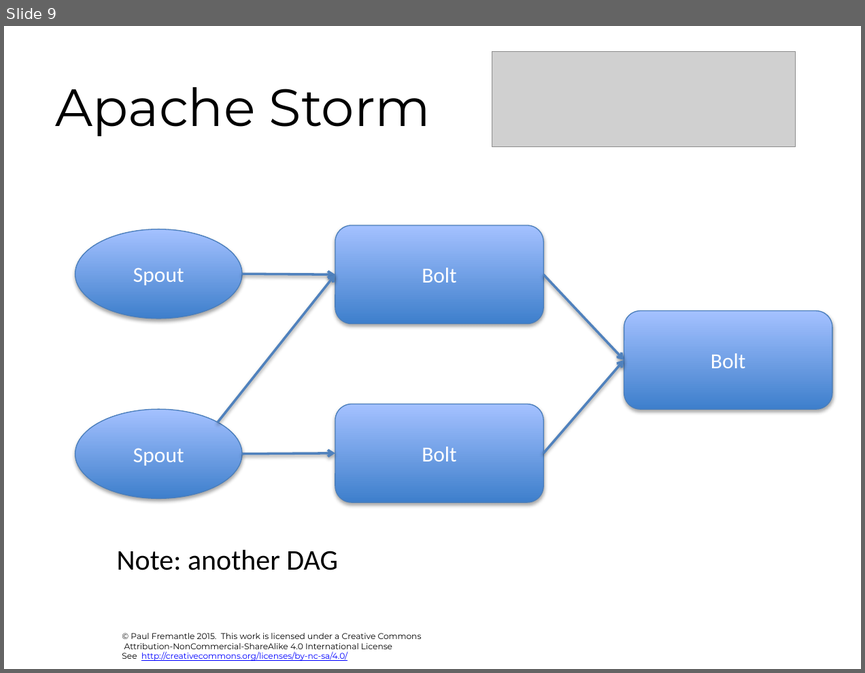
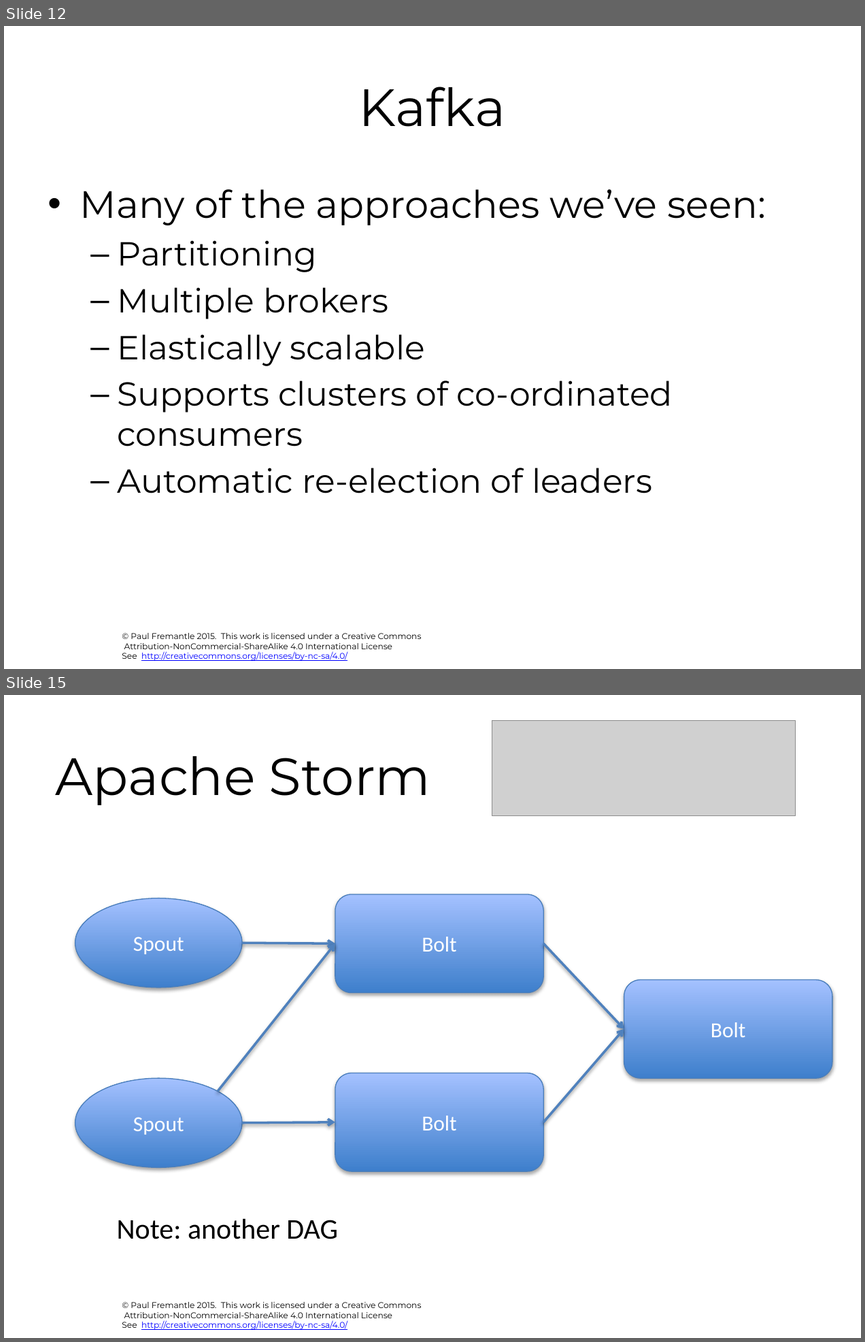
Before and after one commit to pzfreo/ox-clo, a slide deck: pres-source/11-realtime-bigdata.pptx. Shown one above the other, each under a label of ours: slide 9 before the commit, slides 12 and 15 after it; the slides between them are not shown. The pictures are 865x673 and 865x1342 pixels, drawn with LibreOffice and Linux fonts; fonts in the diff are those of the drawing; grey boxes stand for pictures; background and template pictures are left out. Boxes give left, top, right and bottom in pixels: in the first picture for what was removed or moved away, otherwise in the second. Text is boxed around its words. In the diff, an @@ line names an element or a change of style, - is before the commit and + after.

```diff
--- a/pres-source/11-realtime-bigdata.pptx
+++ b/pres-source/11-realtime-bigdata.pptx
@@ slide 12 added at [4,26,861,669], background #FFFFFF; not listed: 1 template element that a slide beside it also shows @@
@@ title added at [359,87,506,127], 44 pt, text #000000 @@
+Kafka
@@ text added at [80,189,766,493], 28 pt, text #000000 @@
+• Many of the approaches we’ve seen:
+  – Partitioning
+  – Multiple brokers
+  – Elastically scalable
+  – Supports clusters of co-ordinated consumers
+  – Automatic re-election of leaders
@@ what was slide 9 is now slide 15 @@
```
Also in this commit, not shown: 1 slide changed, 5 other slides added, 26 other files.
